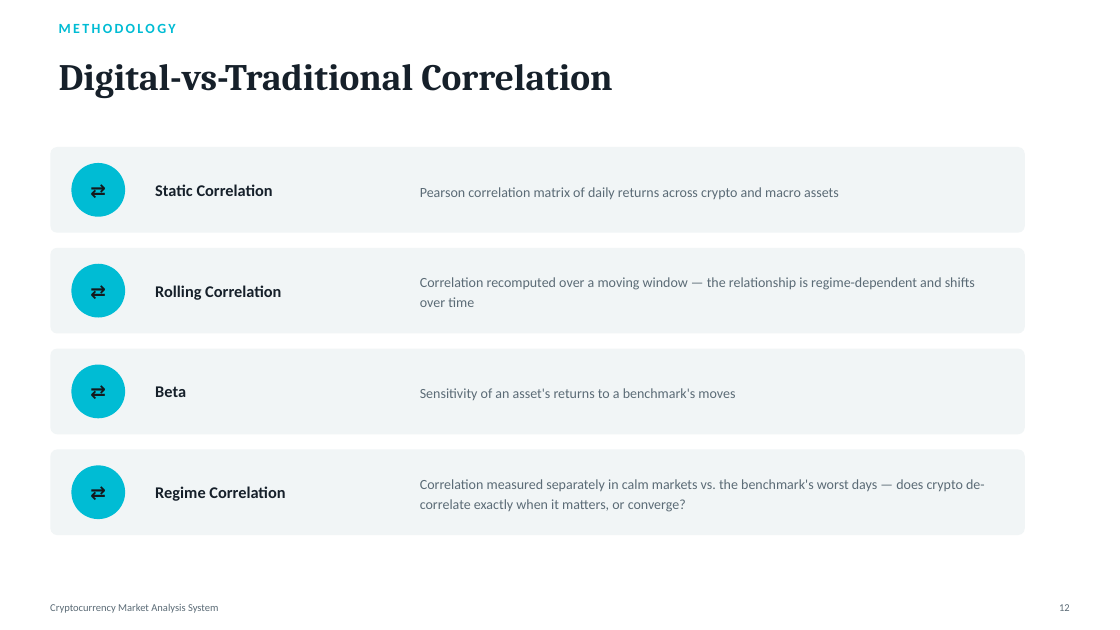
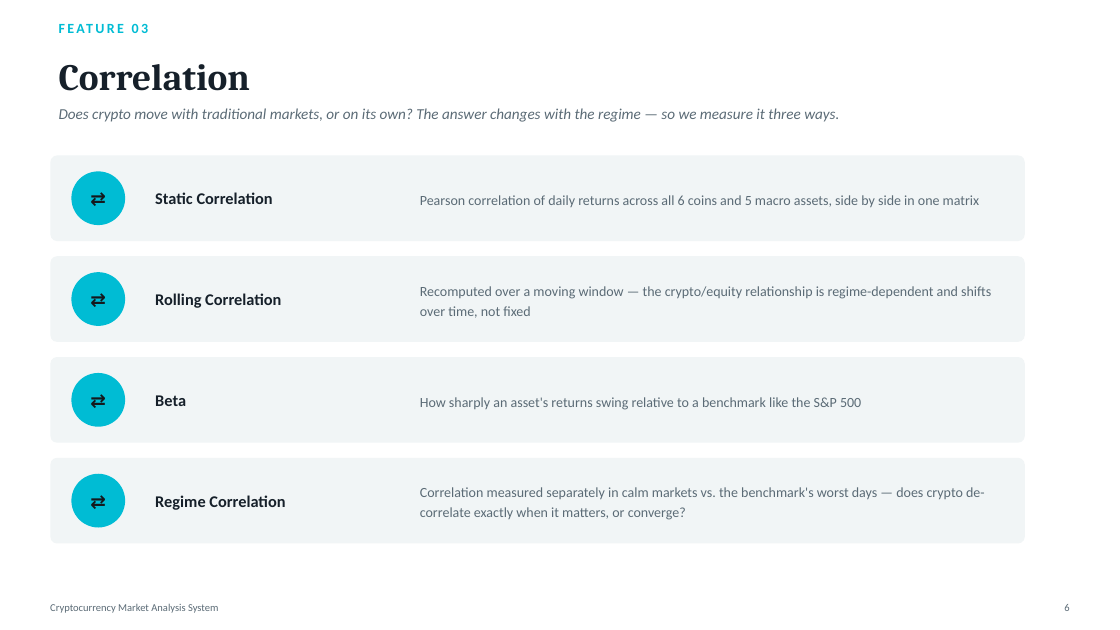
Before and after one commit to garimaaish1111/crypto-market-analysis, a slide deck: slide 6 of docs/Crypto_Market_Analysis_Final_Evaluation.pptx (slide 12 before the commit). Drawn at 1120x630 pixels with LibreOffice and Linux fonts; fonts in the diff are those of the drawing. Boxes give left, top, right and bottom in pixels: in the first picture for what was removed or moved away, otherwise in the second. Text is boxed around its words. In the diff, an @@ line names an element or a change of style, - is before the commit and + after.

```diff
--- a/docs/Crypto_Market_Analysis_Final_Evaluation.pptx
+++ b/docs/Crypto_Market_Analysis_Final_Evaluation.pptx
@@ text at [59, 23, 176, 33]: text changed @@
-METHODOLOGY
+FEATURE 03
@@ text at [59, 64, 250, 91]: text changed @@
-Digital-vs-Traditional Correlation
+Correlation
@@ text added at [59, 108, 839, 122], 13 pt, text #5B6B76, italic @@
+Does crypto move with traditional markets, or on its own? The answer changes with the regime — so we measure it three ways.
@@ text at [420, 195, 980, 207]: text changed @@
-Pearson correlation matrix of daily returns across crypto and macro assets
+Pearson correlation of daily returns across all 6 coins and 5 macro assets, side by side in one matrix
@@ text at [420, 286, 991, 318]: text changed @@
-Correlation recomputed over a moving window — the relationship is regime-dependent and shifts over time
+Recomputed over a moving window — the crypto/equity relationship is regime-dependent and shifts over time, not fixed
@@ text at [420, 397, 861, 410]: text changed @@
-Sensitivity of an asset's returns to a benchmark's moves
+How sharply an asset's returns swing relative to a benchmark like the S&P 500
@@ 9 texts, 4 rounded rectangles, 4 ellipses: place and size @@
-9 texts, 4 rounded rectangles, 4 ellipses at [50, 147, 1025, 535]
+9 texts, 4 rounded rectangles, 4 ellipses at [50, 155, 1025, 544]
@@ text at [1064, 604, 1069, 611]: text changed @@
-12
+6
```
Also in this commit, not shown: 7 other slides changed, 6 slides added, 10 slides removed.
